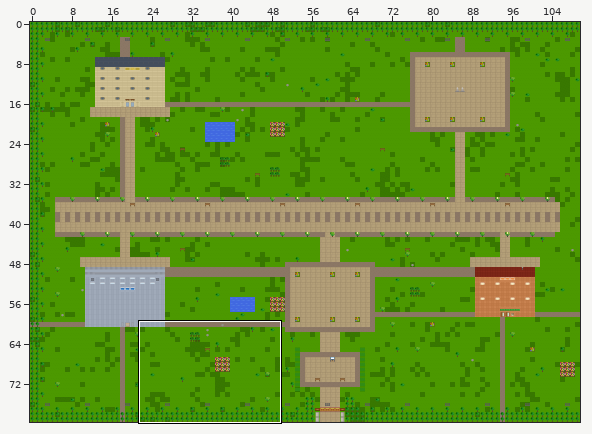
One commit to this Tiled map: world/map_data/main_campus.tmx. The first picture is a wide view before the edit; the outline marks the close-up.
Close-up. As it was:
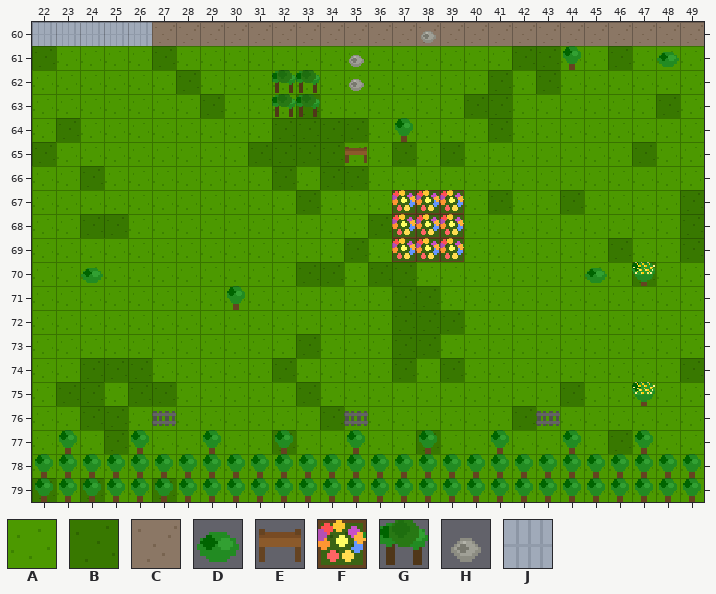
Cells are 16x16 px. Shown: x 22..49, y 60..79. The commit also changed other parts of the map, which this record leaves out.
Key: from "main_campus_tileset": A 0, B 1, C 3, D 13, E 16, F 24, G 25, H 26, J 38.
_ is an empty cell, # one hidden under a higher layer.
Layers that did not change in this view are not listed.
Layer "ground" before, first column x 22:
60 #####CCCCCCCCCCCCCCCCCCCCCCC
61 BAAAABAAAAAAAAAAAAAABBAABAAA
62 AAAAAABAAAAAAAAAAAABABAAAAAA
63 AAAAAAABAAABAAAAAABBAAAAAABA
64 ABAAAAAAAABBBBAAAAABAAAAAAAA
65 BAAAAAAAABBBBAABABAAAAAAABAA
66 AABAAAAAAABABBAAAAAAAAAAAAAA
67 AAAAAAAAAAABAAA###ABAABAAAAB
68 AABBAAAAAAAAAAB###AAAAAAAAAB
69 AAAAAAAAAAAAABA###AAAAAABAAB
70 AAAAAAAAAAABBABBAAAAAAAAABAA
71 AAAAAAAAAAAAAAABBAAAAAAAAAAA
72 AAAAAAAAAAAAAAABBBAAAAAAAAAA
73 AAAAAAAAAAABAAABBAAAAAAAAAAA
74 AABBBAAAAABAAAABABAAAAAAAAAB
75 ABBABBAAAAABAAAAAAAAAABAAAAA
76 AABBAAAAAAAABAAAAAAABAAAAAAA
77 AAABAAAAAABAAAAABAAAAAAABAAA
78 AAAAAAAAAAAAAAAAAAAAAAAAAAAA
79 BABAABAAAAAAAAAAAAAAAAAAAAAA
Layer "structures" before, first column x 24:
60 JJJ__________
61 _____________
62 ________GG___
63 ________GG___
64 _____________
65 _____________
66 _____________
67 _____________
68 _____________
69 _____________
Layer "decorations" before, first column x 22:
60 ________________H___________
61 _____________H____________D_
62 _____________H______________
63 ____________________________
64 ____________________________
65 _____________E______________
66 ____________________________
67 _______________FFF__________
68 _______________FFF__________
69 _______________FFF__________
70 __D____________________D____
71 ____________________________
72 ____________________________
73 ____________________________
74 ____________________________
75 ____________________________
76 ____________________________
77 ____________________________
After:
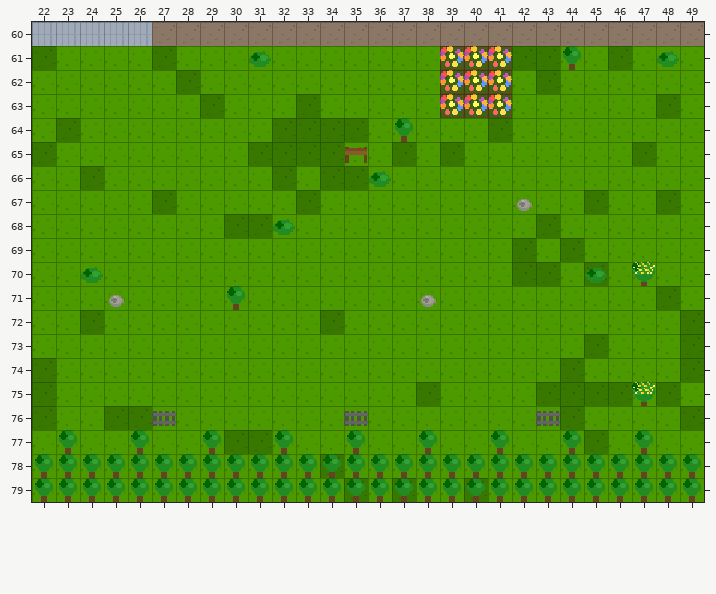
Changes in this commit:
Layer "ground":
y 67: x 27 A -> B; x 41 B -> A; x 44..45 BA -> AB; x 48..49 AB -> BA
y 68: x 24..25 BB -> AA; x 30..31 AA -> BB; x 36 B -> A; x 43 A -> B; x 49 B -> A
y 69: x 35 B -> A; x 37 # -> A; x 42 A -> B; x 44 A -> B; x 46 B -> A; x 49 B -> A
y 70: x 33..34 BB -> AA; x 36..37 BB -> AA; x 42..43 AA -> BB; x 45 A -> B; x 47 B -> A
y 71: x 37..38 BB -> AA; x 48 A -> B
y 72: x 24 A -> B; x 34 A -> B; x 37..39 BBB -> AAA; x 49 A -> B
y 73: x 33 B -> A; x 37..38 BB -> AA; x 45 A -> B; x 49 A -> B
y 74: x 22 A -> B; x 24..26 BBB -> AAA; x 32 B -> A; x 37 B -> A; x 39 B -> A; x 44 A -> B
y 75: x 22..24 ABB -> BAA; x 26..27 BB -> AA; x 33 B -> A; x 38 A -> B; x 43 A -> B; x 45..46 AA -> BB; x 48 A -> B
y 76: x 22 A -> B; x 24 B -> A; x 26 A -> B; x 34 B -> A; x 42 B -> A; x 44 A -> B; x 49 A -> B
y 77: x 25 B -> A; x 30..32 AAB -> BBA; x 38 B -> A; x 45..46 AB -> BA
y 78: x 34 A -> B
y 79: x 22 B -> A; x 24 B -> A; x 27 B -> A; x 35 A -> B; x 37 A -> B; x 40 A -> B
Layer "structures":
y 62..63: x 32..33 GG -> __
Layer "decorations":
y 60: x 38 H -> _
y 61: x 31 _ -> D; x 35 H -> _; x 39..41 ___ -> FFF
y 62: x 35 H -> _; x 39..41 ___ -> FFF
y 63: x 39..41 ___ -> FFF
y 66: x 36 _ -> D
y 67: x 37..39 FFF -> ___; x 42 _ -> H
y 68: x 32 _ -> D; x 37..39 FFF -> ___
y 69: x 37..39 FFF -> ___
y 71: x 25 _ -> H; x 38 _ -> H
